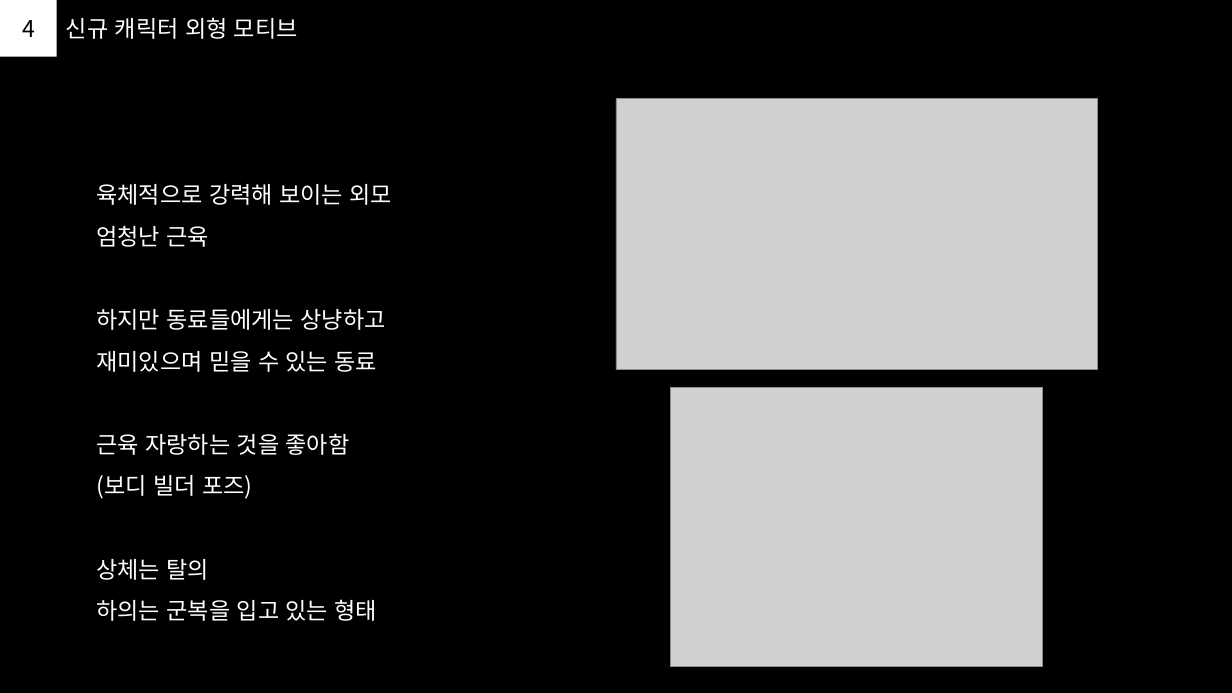
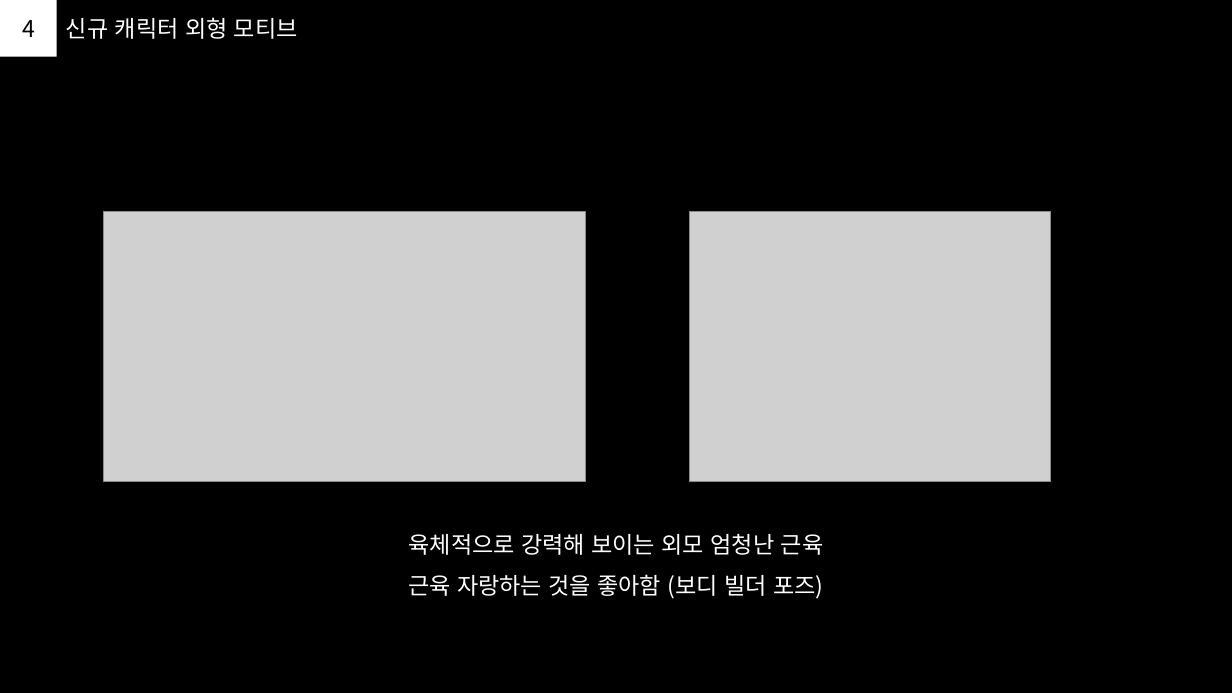
Before and after one commit to PhenomJ/GameDesign, a slide deck: slide 5 of 가디언 테일즈/1. PPT/신규_캐릭터_기획.pptx. Drawn at 1232x693 pixels with LibreOffice and Linux fonts; fonts in the diff are those of the drawing; grey boxes stand for pictures. Boxes give left, top, right and bottom in pixels: in the first picture for what was removed or moved away, otherwise in the second. Text is boxed around its words. In the diff, an @@ line names an element or a change of style, - is before the commit and + after.

```diff
--- a/가디언 테일즈/1. PPT/신규_캐릭터_기획.pptx
+++ b/가디언 테일즈/1. PPT/신규_캐릭터_기획.pptx
@@ picture: place and size @@
-picture at [616,99,1098,370]
+picture at [104,212,585,482]
@@ picture: place and size @@
-picture at [671,387,1043,666]
+picture at [689,212,1051,482]
@@ text at [408,533,824,599]: text changed @@
-육체적으로 강력해 보이는 외모
-엄청난 근육
-하지만 동료들에게는 상냥하고
-재미있으며 믿을 수 있는 동료
-근육 자랑하는 것을 좋아함
-(보디 빌더 포즈)
-상체는 탈의
-하의는 군복을 입고 있는 형태
+육체적으로 강력해 보이는 외모 엄청난 근육
+근육 자랑하는 것을 좋아함 (보디 빌더 포즈)
```
Also in this commit, not shown: 6 other slides changed, 1 other file.
